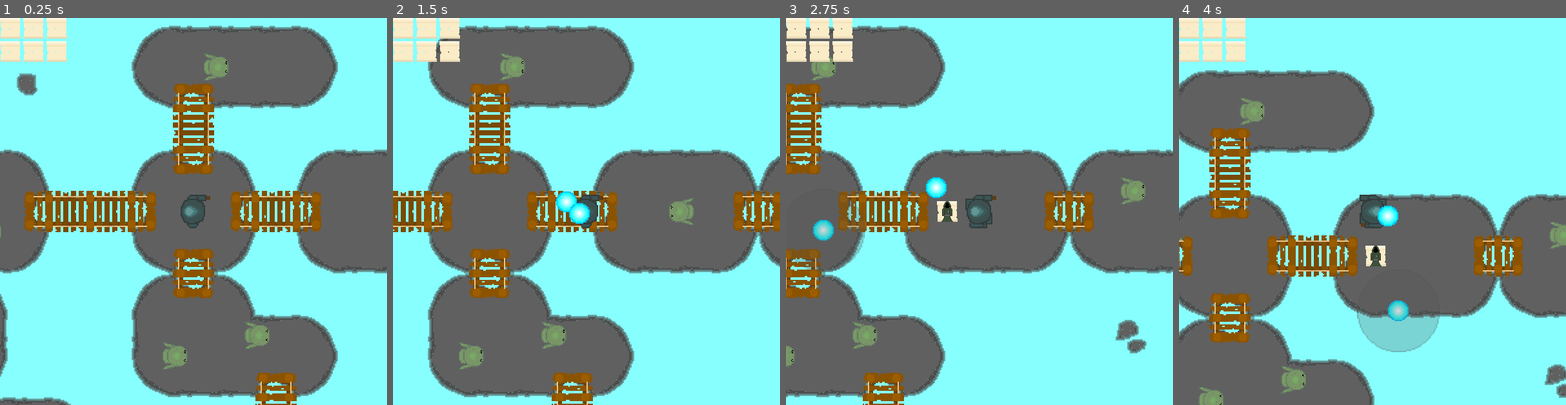
Above: before the commit, frames 1-4 (left to right).
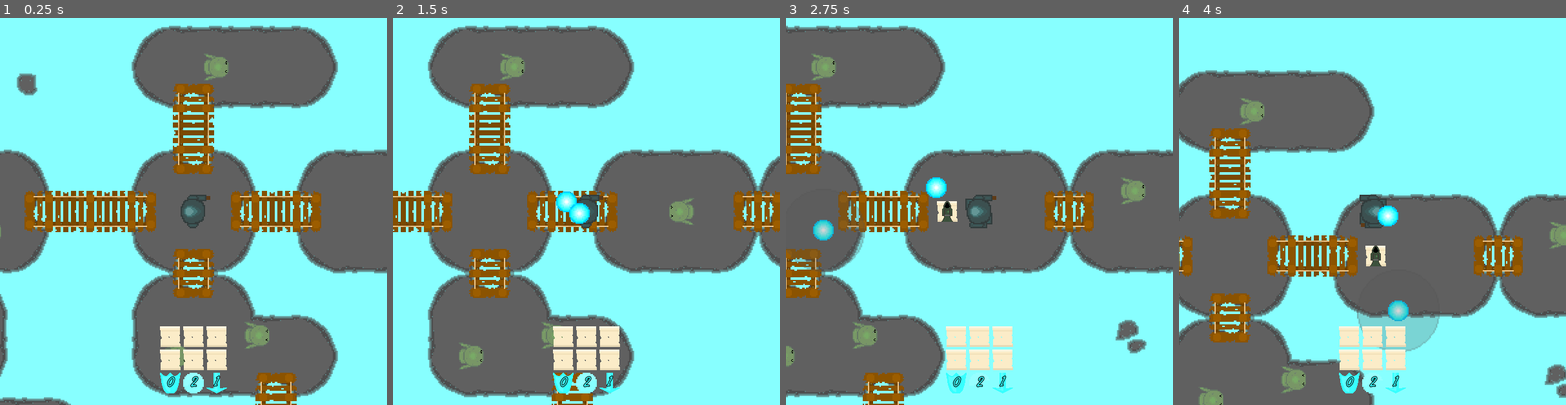
Above: after the commit, the same moments.

Repository: the-alex-g/7DRL_2021
Game: Godot game, scene res://Main/Main.tscn
Two runs of this game, one before a commit and one after it. Both use one fixed random seed, a clock stepped at 60 frames per second and the inputs below.
Inputs (mouse positions are in pixels of both pictures, inside the frame that each line leads up to):
- Up to frame 1 (0.25 s): no input
- Up to frame 2 (1.5 s): tap Enter at 0.5 s; move the mouse to (671, 192) at 0.52 s; hold D (right) 0.53-1.28 s; right-click (671, 192) at 0.6 s; click (671, 192) at 0.8 s; move the mouse to (509, 230) at 1.27 s; hold Escape (back) from 1.28 s (still down); click (509, 230) at 1.35 s
- Up to frame 3 (2.75 s): right-click (902, 230) at 1.55 s; move the mouse to (1018, 126) at 2.02 s; release Escape (back) at 2.03 s; hold D (right) from 2.03 s (still down); right-click (1018, 126) at 2.1 s; click (1018, 126) at 2.3 s
- Up to frame 4 (4 s): move the mouse to (1353, 288) at 2.77 s; release D (right) at 2.78 s; hold Up (up) 2.78-3.53 s; click (1353, 288) at 2.85 s; right-click (1353, 288) at 3.05 s; move the mouse to (1488, 269) at 3.52 s; hold A (left) from 3.53 s (still down); tap E (interact) at 3.6 s; click (1488, 269) at 3.8 s

The runs differ from the first frame. In frame 1, 3.7% of the frame differs, in the area x 0-59%, y 0-97%; in frame 2, 3.7%; in frame 3, 3.5%; in frame 4, 3.6%.

Commit message:
Add display icons for stats

Diff:
--- a/project/Items/Inventory.gd
+++ b/project/Items/Inventory.gd
@@ -1,4 +1,4 @@
-extends GridContainer
+extends Control
 
 # signals
 signal equipped_item(item)
@@ -14,14 +14,17 @@
 var _inventory_slots := {}
 
 # onready variables
-onready var _equipped_cloak := $Cloak
-onready var _equipped_staff := $Staff
-onready var _equipped_detonator := $Detonator
+onready var _equipped_cloak := $GridContainer/Cloak
+onready var _equipped_staff := $GridContainer/Staff
+onready var _equipped_detonator := $GridContainer/Detonator
+onready var _armor := $GridContainer/Armor/Label
+onready var _damage := $GridContainer/Damage/Label2
+onready var _damage_taken := $GridContainer/DamageTaken/Label2
 
 
 func _on_InventoryItem_inventory_item_equipped(item:Dictionary, slot:int):
 	var item_type:String = item["type"]
-	var inventory_slot = get_node("InventoryItem"+str(slot))
+	var inventory_slot = get_node("GridContainer/InventoryItem"+str(slot))
 	var former_item:Dictionary
 	match item_type:
 		"cloak":
@@ -46,7 +49,7 @@
 				emit_signal("equipped_item", item)
 			elif _inventory_slots.size() < 3:
 				var next_slot := _get_next_slot()
-				var inventory_slot = get_node("InventoryItem"+str(next_slot))
+				var inventory_slot = get_node("GridContainer/InventoryItem"+str(next_slot))
 				inventory_slot.change_item(item)
 				_inventory_slots[next_slot] = item
 		"staff":
@@ -55,7 +58,7 @@
 				emit_signal("equipped_item", item)
 			elif _inventory_slots.size() < 3:
 				var next_slot := _get_next_slot()
-				var inventory_slot = get_node("InventoryItem"+str(next_slot))
+				var inventory_slot = get_node("GridContainer/InventoryItem"+str(next_slot))
 				inventory_slot.change_item(item)
 				_inventory_slots[next_slot] = item
 		"detonator":
@@ -64,7 +67,7 @@
 				emit_signal("equipped_item", item)
 			elif _inventory_slots.size() < 3:
 				var next_slot := _get_next_slot()
-				var inventory_slot = get_node("InventoryItem"+str(next_slot))
+				var inventory_slot = get_node("GridContainer/InventoryItem"+str(next_slot))
 				inventory_slot.change_item(item)
 				_inventory_slots[next_slot] = item
 
@@ -81,6 +84,12 @@
 	return next_slot
 
 
-func _on_InventoryItem_item_dropped(item, slot):
+func _on_InventoryItem_item_dropped(slot:int)->void:
 	if _inventory_slots.has(slot):
-		_inventory_slots.erase(slot)
+		_ignore = _inventory_slots.erase(slot)
+
+
+func _on_HUD_powers_updated(powers:Dictionary)->void:
+	_armor.text = str(powers["armor"])
+	_damage.text = str(powers["damage"])
+	_damage_taken.text = str(powers["damage taken"])
--- a/project/Items/Inventory.tscn
+++ b/project/Items/Inventory.tscn
@@ -1,48 +1,109 @@
-[gd_scene load_steps=4 format=2]
+[gd_scene load_steps=8 format=2]
 
 [ext_resource path="res://Items/EquippedItem.tscn" type="PackedScene" id=1]
 [ext_resource path="res://Items/InventoryItem.tscn" type="PackedScene" id=2]
 [ext_resource path="res://Items/Inventory.gd" type="Script" id=3]
+[ext_resource path="res://Art/Shield.png" type="Texture" id=4]
+[ext_resource path="res://Art/HealthBarFill.png" type="Texture" id=5]
+[ext_resource path="res://Art/Arrow.png" type="Texture" id=6]
+[ext_resource path="res://Theme.tres" type="Theme" id=7]
 
-[node name="Inventory" type="GridContainer"]
+[node name="Inventory" type="Control"]
 margin_right = 40.0
 margin_bottom = 40.0
-columns = 3
+theme = ExtResource( 7 )
 script = ExtResource( 3 )
 __meta__ = {
 "_edit_use_anchors_": false
 }
 
-[node name="Cloak" parent="." instance=ExtResource( 1 )]
+[node name="GridContainer" type="GridContainer" parent="."]
+margin_right = 40.0
+margin_bottom = 40.0
+columns = 3
+__meta__ = {
+"_edit_use_anchors_": false
+}
 
-[node name="Staff" parent="." instance=ExtResource( 1 )]
+[node name="Cloak" parent="GridContainer" instance=ExtResource( 1 )]
+
+[node name="Staff" parent="GridContainer" instance=ExtResource( 1 )]
 margin_left = 36.0
 margin_right = 68.0
 
-[node name="Detonator" parent="." instance=ExtResource( 1 )]
+[node name="Detonator" parent="GridContainer" instance=ExtResource( 1 )]
 margin_left = 72.0
 margin_right = 104.0
 
-[node name="InventoryItem1" parent="." instance=ExtResource( 2 )]
+[node name="InventoryItem1" parent="GridContainer" instance=ExtResource( 2 )]
 margin_top = 36.0
 margin_bottom = 68.0
 
-[node name="InventoryItem2" parent="." instance=ExtResource( 2 )]
+[node name="InventoryItem2" parent="GridContainer" instance=ExtResource( 2 )]
 margin_left = 36.0
 margin_top = 36.0
 margin_right = 68.0
 margin_bottom = 68.0
 _inventory_slot = 2
 
-[node name="InventoryItem3" parent="." instance=ExtResource( 2 )]
+[node name="InventoryItem3" parent="GridContainer" instance=ExtResource( 2 )]
 margin_left = 72.0
 margin_top = 36.0
 margin_right = 104.0
 margin_bottom = 68.0
 _inventory_slot = 3
-[connection signal="inventory_item_equipped" from="InventoryItem1" to="." method="_on_InventoryItem_inventory_item_equipped"]
-[connection signal="item_dropped" from="InventoryItem1" to="." method="_on_InventoryItem_item_dropped"]
-[connection signal="inventory_item_equipped" from="InventoryItem2" to="." method="_on_InventoryItem_inventory_item_equipped"]
-[connection signal="item_dropped" from="InventoryItem2" to="." method="_on_InventoryItem_item_dropped"]
-[connection signal="inventory_item_equipped" from="InventoryItem3" to="." method="_on_InventoryItem_inventory_item_equipped"]
-[connection signal="item_dropped" from="InventoryItem3" to="." method="_on_InventoryItem_item_dropped"]
+
+[node name="Armor" type="TextureRect" parent="GridContainer"]
+margin_top = 72.0
+margin_right = 32.0
+margin_bottom = 104.0
+texture = ExtResource( 4 )
+
+[node name="Label" type="Label" parent="GridContainer/Armor"]
+margin_right = 33.0
+margin_bottom = 33.0
+align = 1
+valign = 1
+__meta__ = {
+"_edit_use_anchors_": false
+}
+
+[node name="Damage" type="TextureRect" parent="GridContainer"]
+margin_left = 36.0
+margin_top = 72.0
+margin_right = 68.0
+margin_bottom = 104.0
+texture = ExtResource( 5 )
+expand = true
+
+[node name="Label2" type="Label" parent="GridContainer/Damage"]
+margin_right = 33.0
+margin_bottom = 32.0
+align = 1
+valign = 1
+__meta__ = {
+"_edit_use_anchors_": false
+}
+
+[node name="DamageTaken" type="TextureRect" parent="GridContainer"]
+margin_left = 72.0
+margin_top = 72.0
+margin_right = 104.0
+margin_bottom = 104.0
+texture = ExtResource( 6 )
+
+[node name="Label2" type="Label" parent="GridContainer/DamageTaken"]
+margin_top = -1.0
+margin_right = 32.0
+margin_bottom = 32.0
+align = 1
+valign = 1
+__meta__ = {
+"_edit_use_anchors_": false
+}
+[connection signal="inventory_item_equipped" from="GridContainer/InventoryItem1" to="." method="_on_InventoryItem_inventory_item_equipped"]
+[connection signal="item_dropped" from="GridContainer/InventoryItem1" to="." method="_on_InventoryItem_item_dropped"]
+[connection signal="inventory_item_equipped" from="GridContainer/InventoryItem2" to="." method="_on_InventoryItem_inventory_item_equipped"]
+[connection signal="item_dropped" from="GridContainer/InventoryItem2" to="." method="_on_InventoryItem_item_dropped"]
+[connection signal="inventory_item_equipped" from="GridContainer/InventoryItem3" to="." method="_on_InventoryItem_inventory_item_equipped"]
+[connection signal="item_dropped" from="GridContainer/InventoryItem3" to="." method="_on_InventoryItem_item_dropped"]
--- a/project/Items/InventoryItem.gd
+++ b/project/Items/InventoryItem.gd
@@ -2,7 +2,7 @@
 
 # signals
 signal inventory_item_equipped(item, slot)
-signal item_dropped(item, slot)
+signal item_dropped(slot)
 
 # enums
 
@@ -31,21 +31,19 @@
 		emit_signal("inventory_item_equipped", _item, _inventory_slot)
 	if Input.is_action_just_pressed("drop_item"):
 		_reset()
-		emit_signal("item_dropped", _item, _inventory_slot)
+		emit_signal("item_dropped", _inventory_slot)
 		change_item({})
 
 
 func _reset()->void:
 	_label.queue_free()
 	_label = ItemLabel.new()
-	set_as_toplevel(false)
 
 
 func _on_InventoryItem_mouse_entered():
 	if _item.size() != 0:
-		set_as_toplevel(true)
 		_label.generate_text(_item)
-		add_child(_label)
+		get_parent().get_parent().add_child(_label)
 		_focused = true
 
 
--- a/project/Items/ItemLabel.gd
+++ b/project/Items/ItemLabel.gd
@@ -18,6 +18,9 @@
 
 func _ready()->void:
 	set("custom_styles/normal", load(STYLEBOX))
+	margin_left = 34
+	margin_top = -16
+	margin_right = 180
 
 
 func generate_text(item:Dictionary):
--- a/project/Items/ItemLabel.tscn
+++ b/project/Items/ItemLabel.tscn
@@ -4,7 +4,6 @@
 [ext_resource path="res://Items/ItemLabel.tres" type="StyleBox" id=2]
 
 [node name="Label" type="Label"]
-margin_left = 18.0
 margin_top = -32.0
 margin_right = 177.0
 margin_bottom = 14.0
--- a/project/Main/HUD.gd
+++ b/project/Main/HUD.gd
@@ -3,6 +3,7 @@
 # signals
 signal item_picked_up(item)
 signal item_equipped(item)
+signal powers_updated(powers)
 
 # enums
 
@@ -22,3 +23,7 @@
 
 func _on_GridContainer_equipped_item(item):
 	emit_signal("item_equipped", item)
+
+
+func _on_Main_powers_updated(powers):
+	emit_signal("powers_updated", powers)
--- a/project/Main/HUD.tscn
+++ b/project/Main/HUD.tscn
@@ -7,7 +7,14 @@
 script = ExtResource( 1 )
 
 [node name="GridContainer" parent="." instance=ExtResource( 2 )]
-margin_right = 104.0
-margin_bottom = 68.0
+anchor_left = 0.5
+anchor_top = 1.0
+anchor_right = 0.5
+anchor_bottom = 1.0
+margin_left = -52.0
+margin_top = -122.033
+margin_right = 52.0
+margin_bottom = -18.0326
 [connection signal="item_picked_up" from="." to="GridContainer" method="_on_HUD_item_picked_up"]
+[connection signal="powers_updated" from="." to="GridContainer" method="_on_HUD_powers_updated"]
 [connection signal="equipped_item" from="GridContainer" to="." method="_on_GridContainer_equipped_item"]
--- a/project/Main/Main.gd
+++ b/project/Main/Main.gd
@@ -5,6 +5,7 @@
 signal update_player_position(new_position)
 signal item_picked_up(item)
 signal item_equipped(item)
+signal powers_updated(powers)
 # enums
 
 # constants
@@ -16,10 +17,12 @@
 
 # onready variables
 onready var _enemies := $Enemies
+onready var _hud = $HUD
 
 
 func _on_spawn_player(player:KinematicBody2D)->void:
 	_ignore = player.connect("update_position", self, "_on_update_position")
+	_ignore = player.connect("update_powers", self, "_on_powers_update")
 	_ignore = connect("item_equipped", player, "_on_item_equipped")
 	call_deferred("add_child", player)
 
@@ -40,3 +43,7 @@
 
 func _on_HUD_item_equipped(item:Dictionary)->void:
 	emit_signal("item_equipped", item)
+
+
+func _on_powers_update(powers:Dictionary)->void:
+	emit_signal("powers_updated", powers)
--- a/project/Main/Main.tscn
+++ b/project/Main/Main.tscn
@@ -13,5 +13,6 @@
 
 [node name="HUD" parent="." instance=ExtResource( 3 )]
 [connection signal="item_picked_up" from="." to="HUD" method="_on_Main_item_picked_up"]
+[connection signal="powers_updated" from="." to="HUD" method="_on_Main_powers_updated"]
 [connection signal="update_bridges" from="." to="MapGenerator" method="_on_Main_update_bridges"]
 [connection signal="item_equipped" from="HUD" to="." method="_on_HUD_item_equipped"]
--- a/project/Player/Player.gd
+++ b/project/Player/Player.gd
@@ -3,6 +3,7 @@
 
 # signals
 signal update_position(new_position)
+signal update_powers(powers)
 
 # enums
 
@@ -28,6 +29,11 @@
 # onready variables
 onready var _weapon := $Weapons
 onready var _clothes := $Clothes
+
+
+func _ready()->void:
+	var power_dictionary := {"armor":_armor, "damage":_damage_dealt, "damage taken":_damage_taken}
+	emit_signal("update_powers", power_dictionary)
 
 
 func _physics_process(delta)->void:
@@ -96,4 +102,7 @@
 					set(property, get(property)-_detonator_bonuses[property])
 				for property in item_properties:
 					set(property, get(property)+item_properties[property])
+				_detonator_type = item["player_anim_type"]
 				_detonator_bonuses = item_properties
+		var power_dictionary := {"armor":_armor, "damage":_damage_dealt, "damage taken":_damage_taken}
+		emit_signal("update_powers", power_dictionary)
Binary file added: project/Art/Arrow.png
Not shown, added: project/Art/Arrow.png.import
Binary file added: project/Art/Shield.png
Not shown, added: project/Art/Shield.png.import
